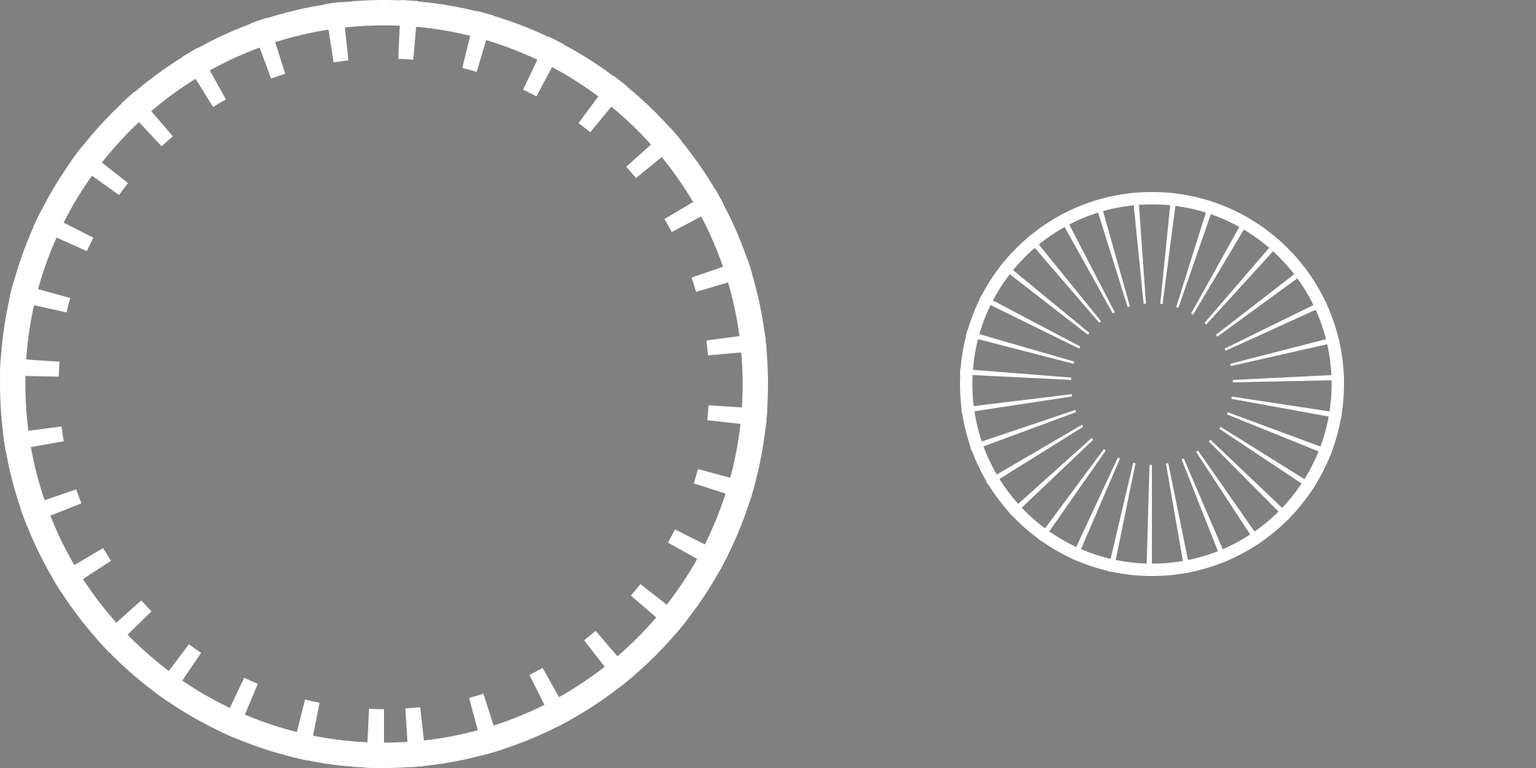
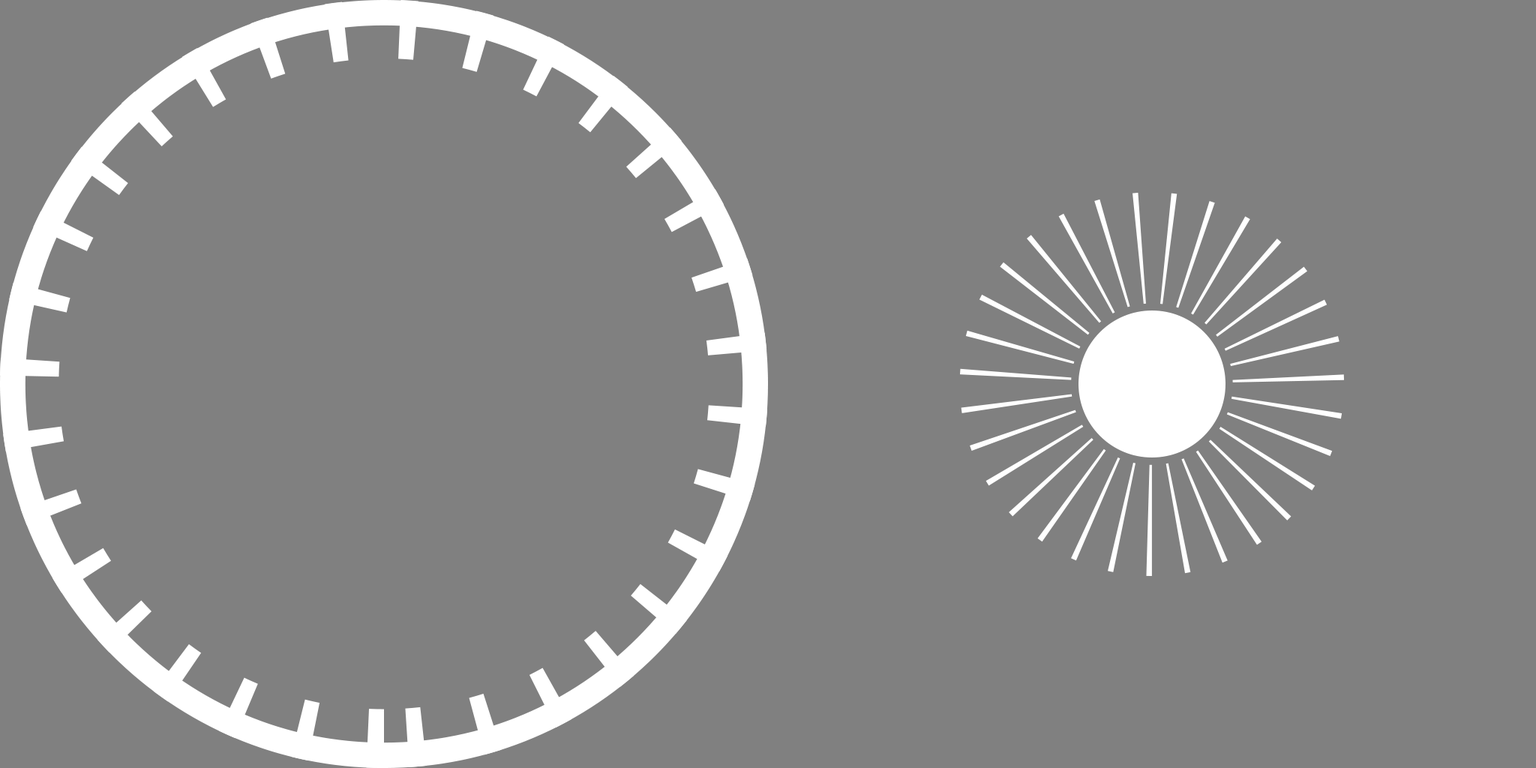
Layers edited between the first and the second 1536×768 image:
painted on "Ellipse 2 copy" over [959, 191, 1344, 576]
